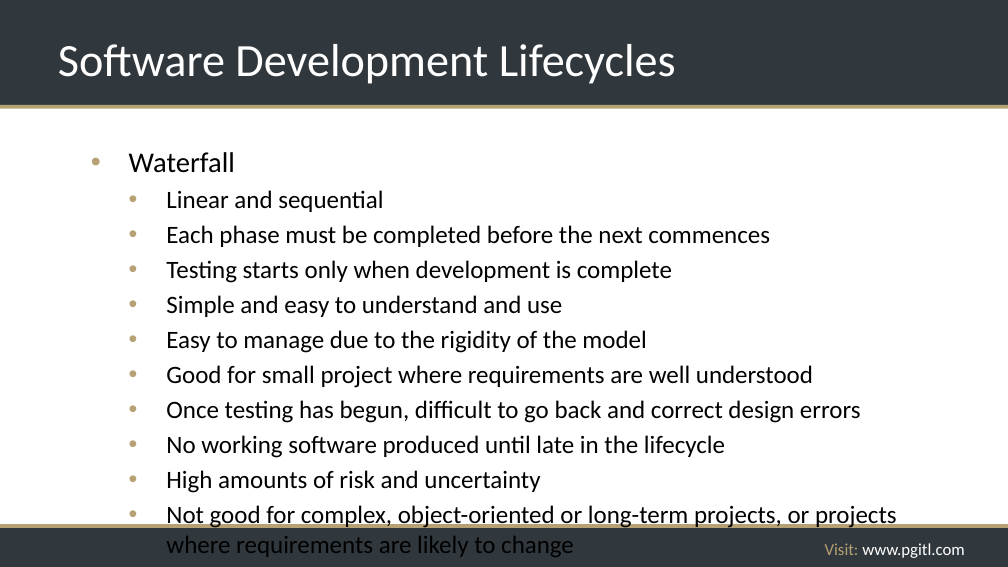
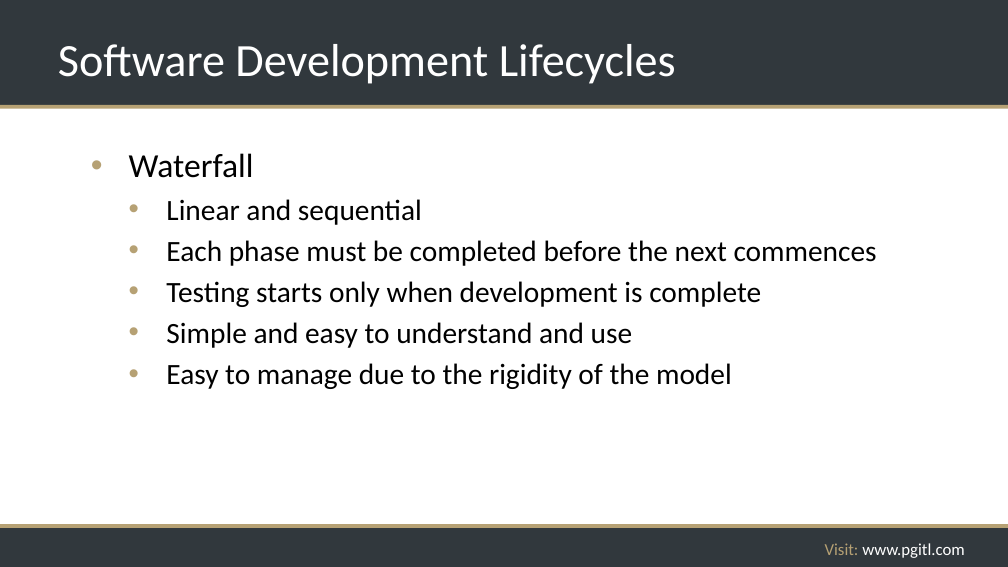
Before and after one commit to rikkouri/project-a, a slide deck: slide 186 of Programming Foundations.pptx (slide 182 before the commit). Drawn at 1008x567 pixels with LibreOffice and Linux fonts; fonts in the diff are those of the drawing; background and template pictures are left out. Boxes give left, top, right and bottom in pixels: in the first picture for what was removed or moved away, otherwise in the second. Text is boxed around its words. In the diff, an @@ line names an element or a change of style, - is before the commit and + after.

```diff
--- a/Programming Foundations.pptx
+++ b/Programming Foundations.pptx
@@ text "Waterfall" at (129, 153, 877, 389): size 27.2 to 32 pt in "Waterfall"; size 23.8 to 28 pt @@
@@ text at (166, 365, 897, 557): paragraphs removed @@
-  • Good for small project where requirements are well understood
-  • Once testing has begun, difficult to go back and correct design errors
-  • No working software produced until late in the lifecycle
-  • High amounts of risk and uncertainty
-  • Not good for complex, object-oriented or long-term projects, or projects where requirements are likely to change
```
Also in this commit, not shown: 28 other slides changed, 15 slides added, 1 slide removed.
